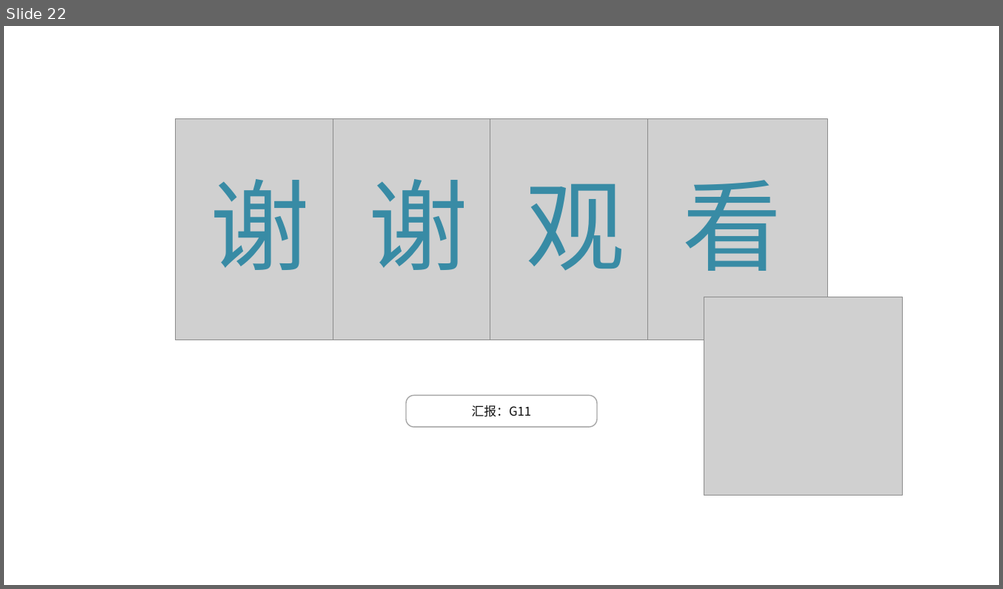
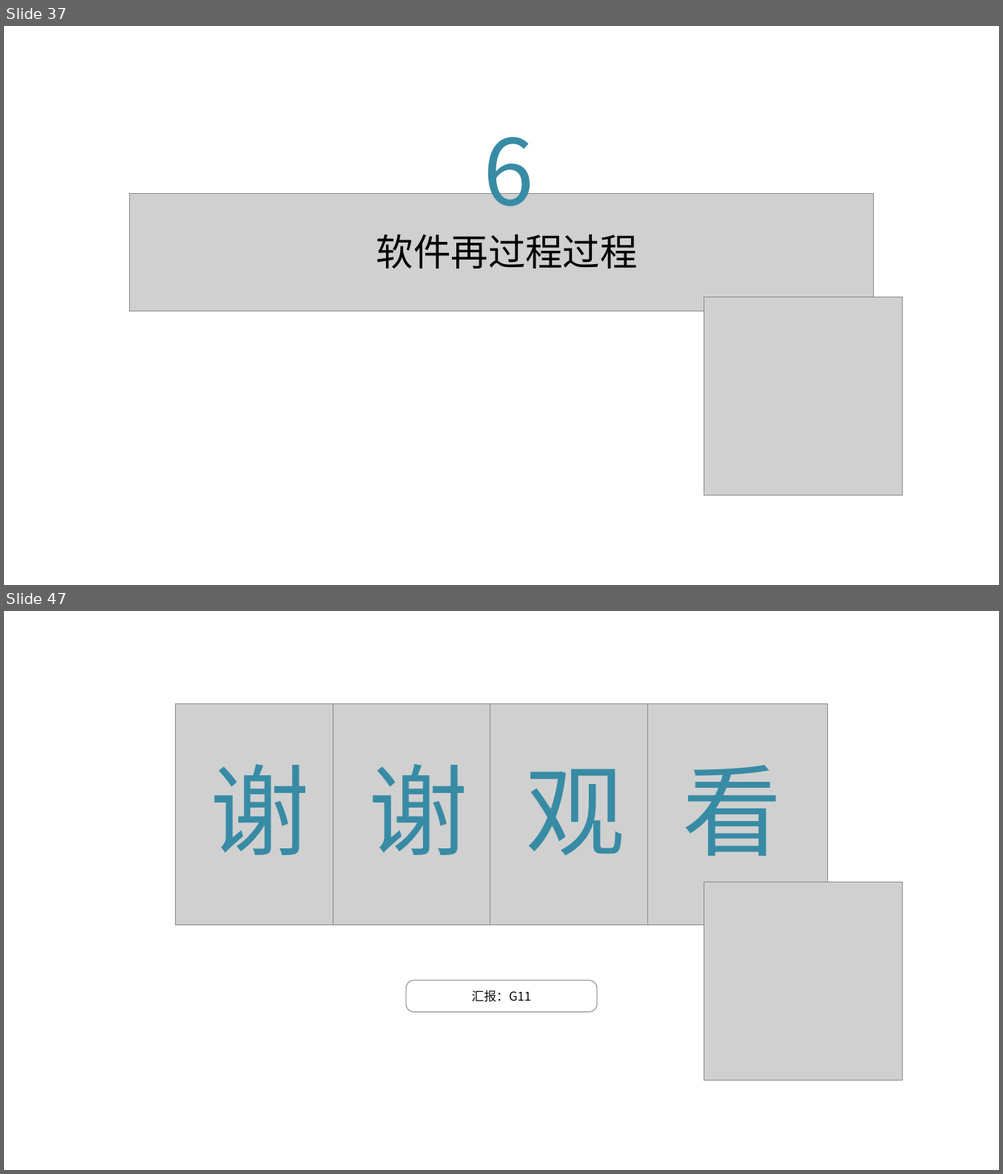
Before and after one commit to lenovo-wu/G11ZUCC, a slide deck: 翻转课堂2.pptx. Shown one above the other, each under a label of ours: slide 22 before the commit, slides 37 and 47 after it; the slides between them are not shown. The pictures are 1003x589 and 1003x1174 pixels, drawn with LibreOffice and Linux fonts; fonts in the diff are those of the drawing; grey boxes stand for pictures; background and template pictures are left out. Boxes give left, top, right and bottom in pixels: in the first picture for what was removed or moved away, otherwise in the second. Text is boxed around its words. In the diff, an @@ line names an element or a change of style, - is before the commit and + after.

```diff
--- a/翻转课堂2.pptx
+++ b/翻转课堂2.pptx
@@ slide 37 added at (4, 26, 999, 585), background picture (left out) @@
@@ text added at (484, 137, 534, 228), 88 pt, text #388BA5 @@
+6
@@ picture added at (129, 193, 873, 311) @@
@@ text added at (376, 234, 637, 269), 36 pt, text #000000 @@
+软件再过程过程
@@ picture added at (704, 297, 902, 495) @@
@@ what was slide 22 is now slide 47 @@
```
Also in this commit, not shown: 20 slides changed, 24 other slides added.
